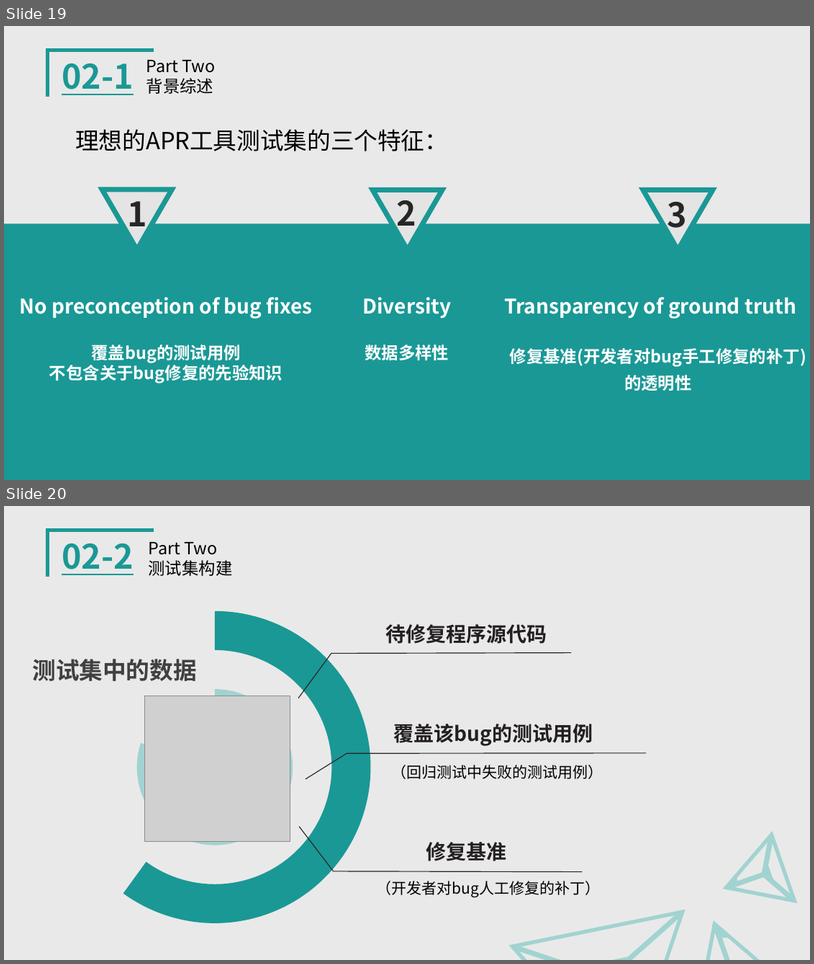
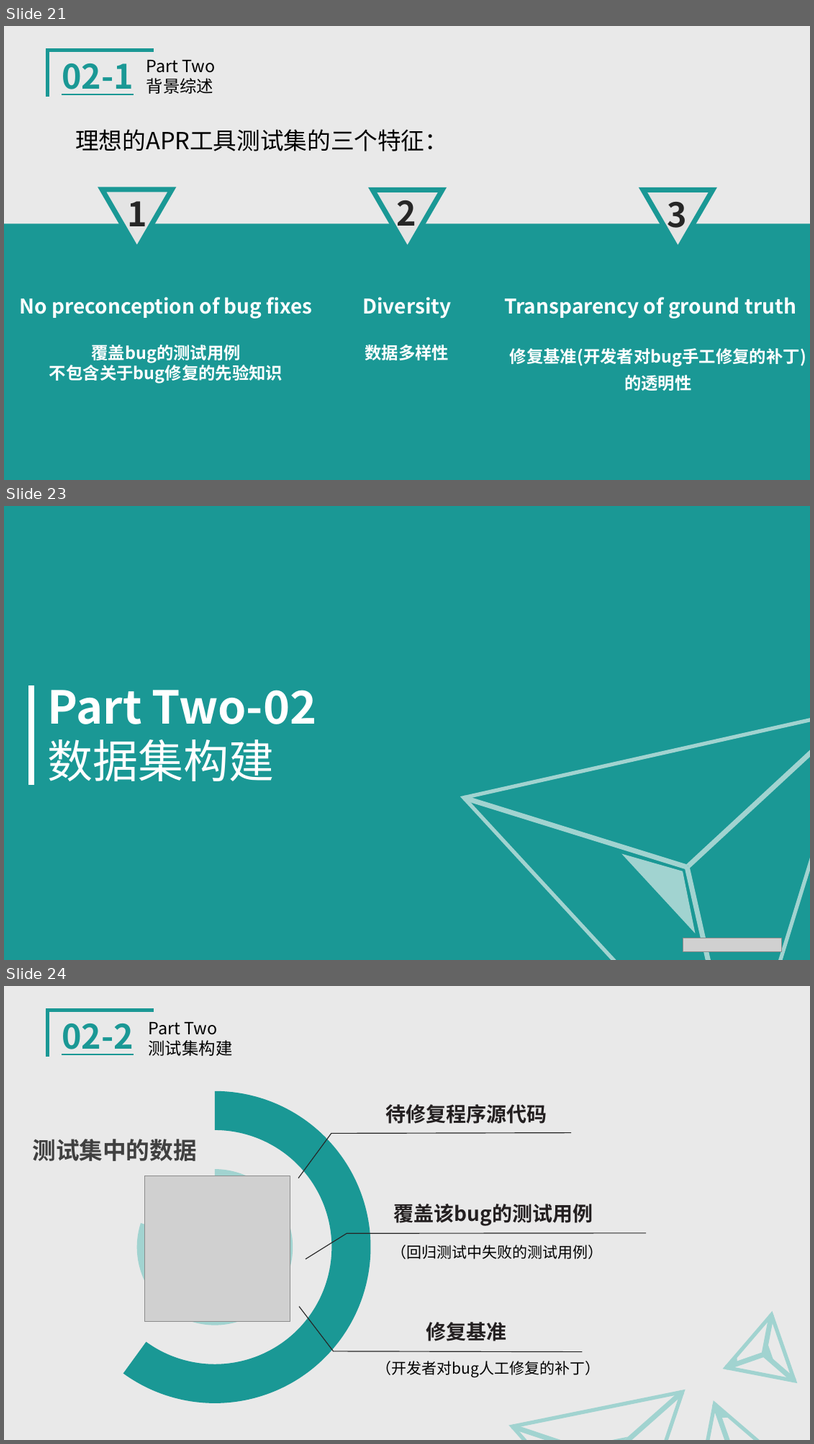
Before and after one commit to Ggiiljj/BALL_Date, a slide deck: 小组作业/SE2019春-G06-翻转课堂自动程序修复.pptx. Shown one above the other, each under a label of ours: slides 19 and 20 before the commit, slides 21, 23 and 24 after it; the slides between them are not shown. The pictures are 814x964 and 814x1444 pixels, drawn with LibreOffice and Linux fonts; fonts in the diff are those of the drawing; grey boxes stand for pictures. Boxes give left, top, right and bottom in pixels: in the first picture for what was removed or moved away, otherwise in the second. Text is boxed around its words. In the diff, an @@ line names an element or a change of style, - is before the commit and + after.

```diff
--- a/小组作业/SE2019春-G06-翻转课堂自动程序修复.pptx
+++ b/小组作业/SE2019春-G06-翻转课堂自动程序修复.pptx
@@ slide 23 added at box(4, 506, 810, 960), background #1A9895 @@
@@ line added from (31, 686) to (31, 784), #FFFFFF 6 pt @@
@@ text added at box(48, 690, 317, 781), 54 pt, text #FFFFFF, bold @@
+Part Two-02
+数据集构建
@@ group added at box(464, 560, 810, 960): 3 lines, 2 triangles, 1 freeform shape @@
@@ picture added at box(684, 938, 782, 951) @@
@@ what was slide 19 is now slide 21 @@
@@ what was slide 20 is now slide 24 @@
```
Also in this commit, not shown: 9 slides changed, 4 other slides added, 1 slide removed, 3 other files.
